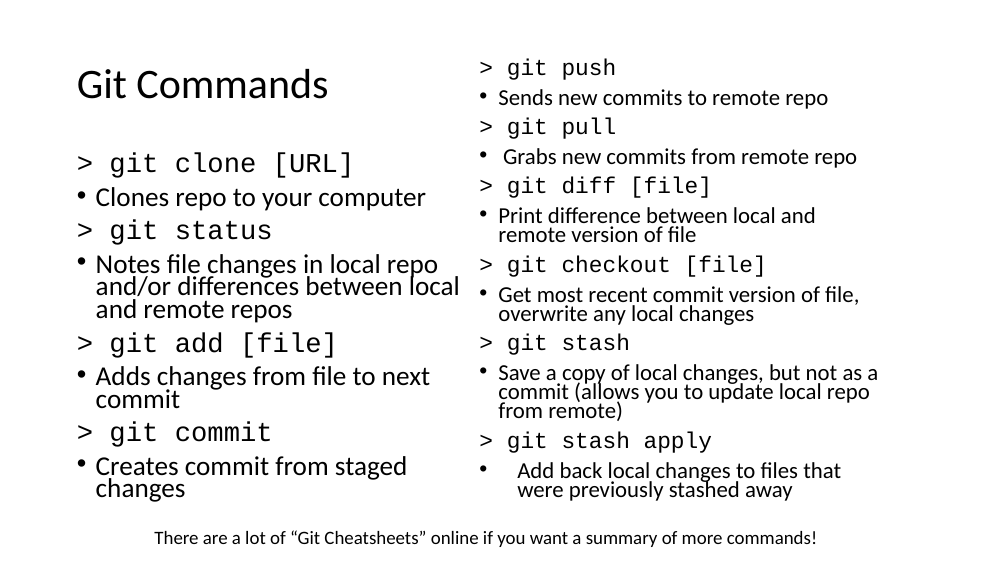
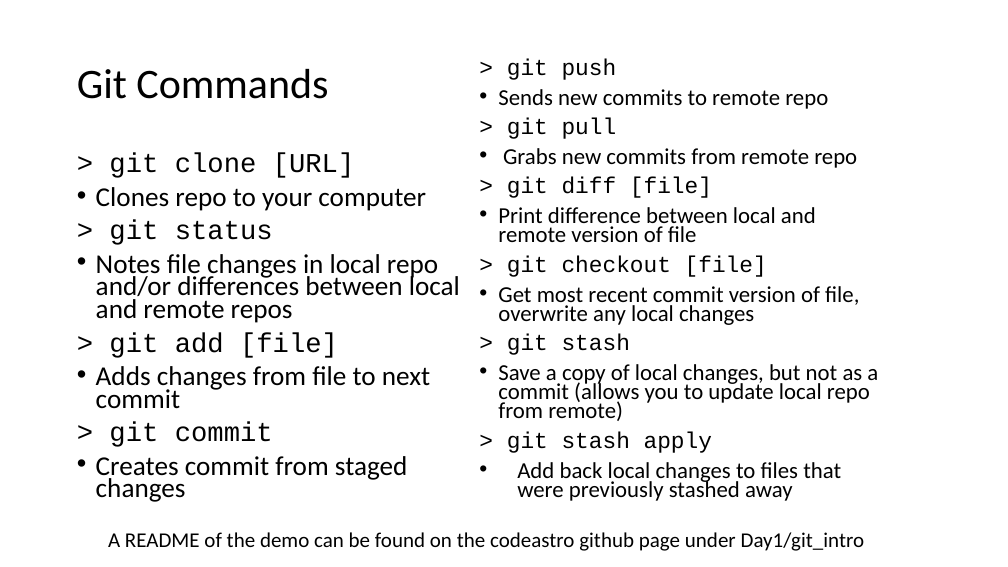
Before and after one commit to semaphoreP/codeastro, a slide deck: slide 6 of Day1/intro_to_git.pptx. Drawn at 1008x567 pixels with LibreOffice and Linux fonts; fonts in the diff are those of the drawing. Boxes give left, top, right and bottom in pixels: in the first picture for what was removed or moved away, otherwise in the second. Text is boxed around its words. In the diff, an @@ line names an element or a change of style, - is before the commit and + after.

```diff
--- a/Day1/intro_to_git.pptx
+++ b/Day1/intro_to_git.pptx
@@ text at [108, 532, 865, 551]: text changed; size 18 to 20 pt @@
-There are a lot of “Git Cheatsheets” online if you want a summary of more commands!
+A README of the demo can be found on the codeastro github page under Day1/git_intro
```
Also in this commit, not shown: 1 other slide changed, 1 slide added.
